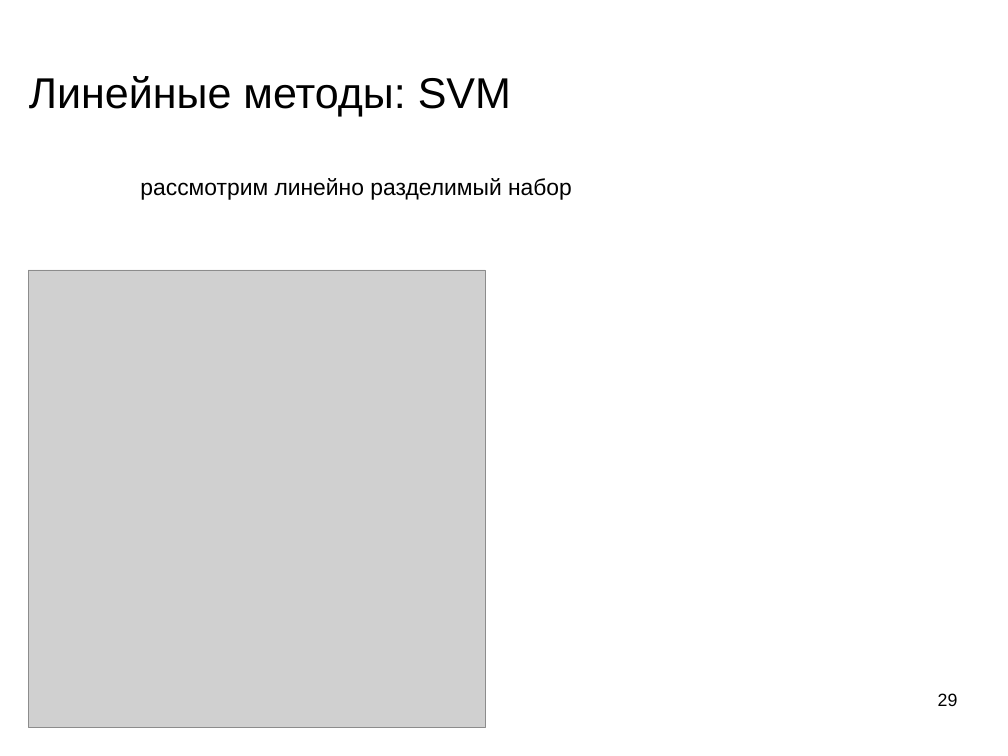
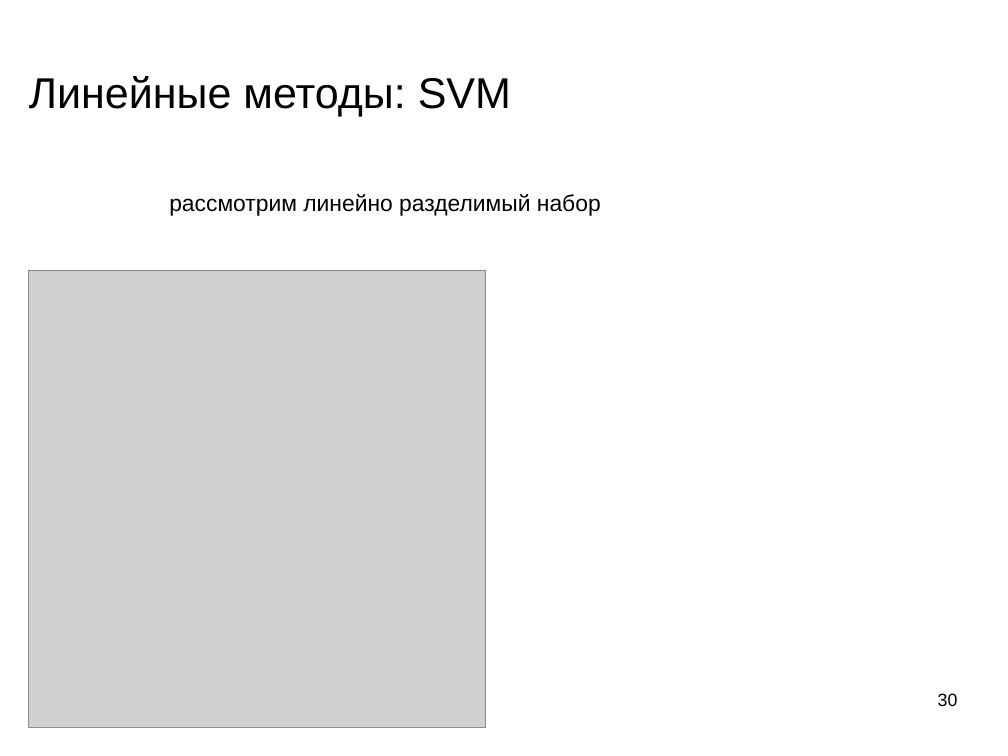
Before and after one commit to mechanoid5/ml_lectorium_legacy, a slide deck: slide 30 of 09-linear.odp (slide 29 before the commit). Drawn at 1008x756 pixels with LibreOffice and Linux fonts; fonts in the diff are those of the drawing; grey boxes stand for pictures; background and template pictures are left out. Boxes give left, top, right and bottom in pixels: in the first picture for what was removed or moved away, otherwise in the second. Text is boxed around its words. In the diff, an @@ line names an element or a change of style, - is before the commit and + after.

```diff
--- a/09-linear.odp
+++ b/09-linear.odp
@@ text "рассмотрим линейно разделимый набор": place and size @@
-text "рассмотрим линейно разделимый набор" at <box>140,178,572,200</box>
+text "рассмотрим линейно разделимый набор" at <box>169,194,601,216</box>
@@ page number at <box>938,693,958,706</box>: text changed @@
-29
+30
```
Also in this commit, not shown: 6 other slides changed, 1 slide added, 2 other files.
